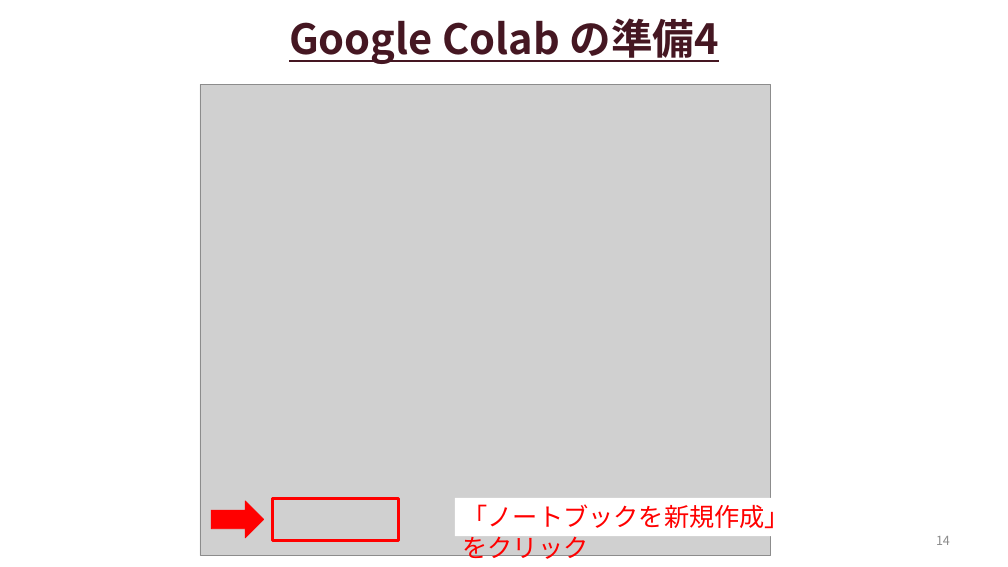
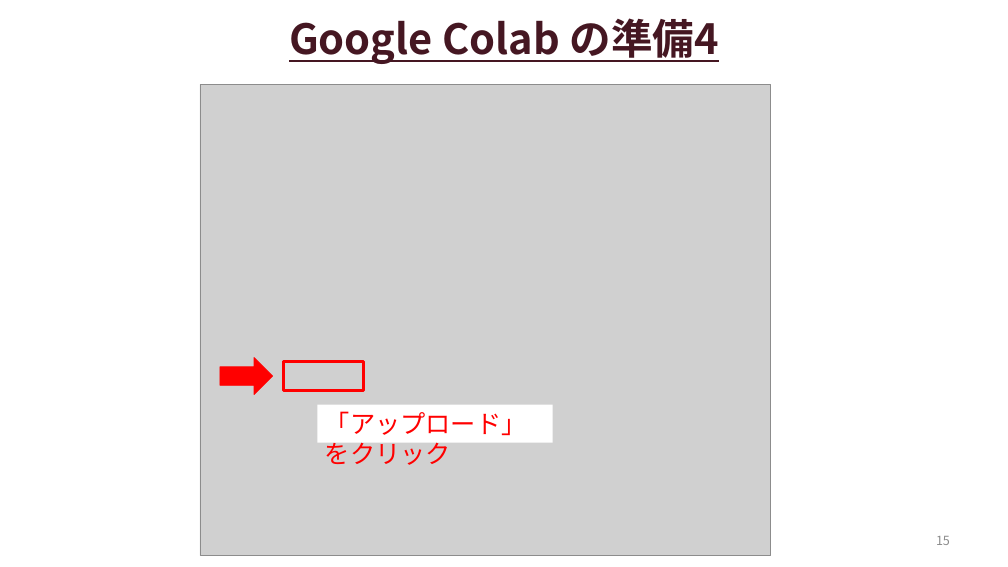
Before and after one commit to iwata97/bioinfo, a slide deck: slide 15 of バイオ技術_第1日目.pptx (slide 14 before the commit). Drawn at 1008x567 pixels with LibreOffice and Linux fonts; fonts in the diff are those of the drawing; grey boxes stand for pictures. Boxes give left, top, right and bottom in pixels: in the first picture for what was removed or moved away, otherwise in the second. Text is boxed around its words. In the diff, an @@ line names an element or a change of style, - is before the commit and + after.

```diff
--- a/バイオ技術_第1日目.pptx
+++ b/バイオ技術_第1日目.pptx
@@ right arrow: place and size @@
-right arrow at (211, 501, 263, 538)
+right arrow at (220, 358, 272, 395)
@@ rectangle: place and size @@
-rectangle at (272, 498, 399, 541)
+rectangle at (284, 362, 363, 391)
@@ rectangle "「アップロード」をクリック": place and size @@
-rectangle "「アップロード」をクリック" at (455, 498, 808, 536)
+rectangle "「アップロード」をクリック" at (318, 405, 553, 442)
@@ text in rectangle at (325, 411, 527, 465): text changed @@
-「ノートブックを新規作成」をクリック
+「アップロード」をクリック
@@ page number at (936, 536, 950, 545): text changed @@
-14
+15
```
Also in this commit, not shown: 4 other slides changed, 1 slide added, 1 other file.
